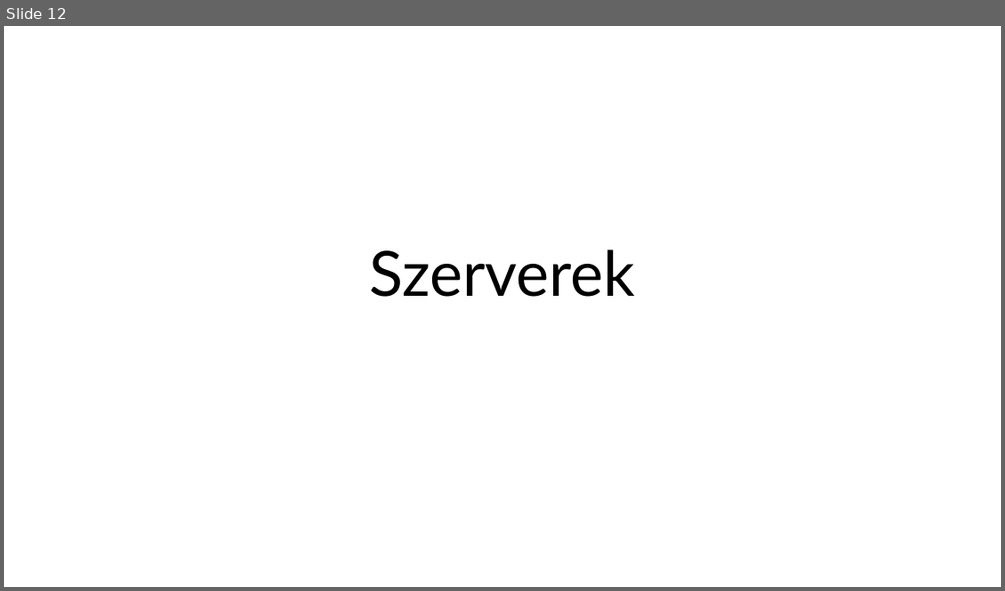
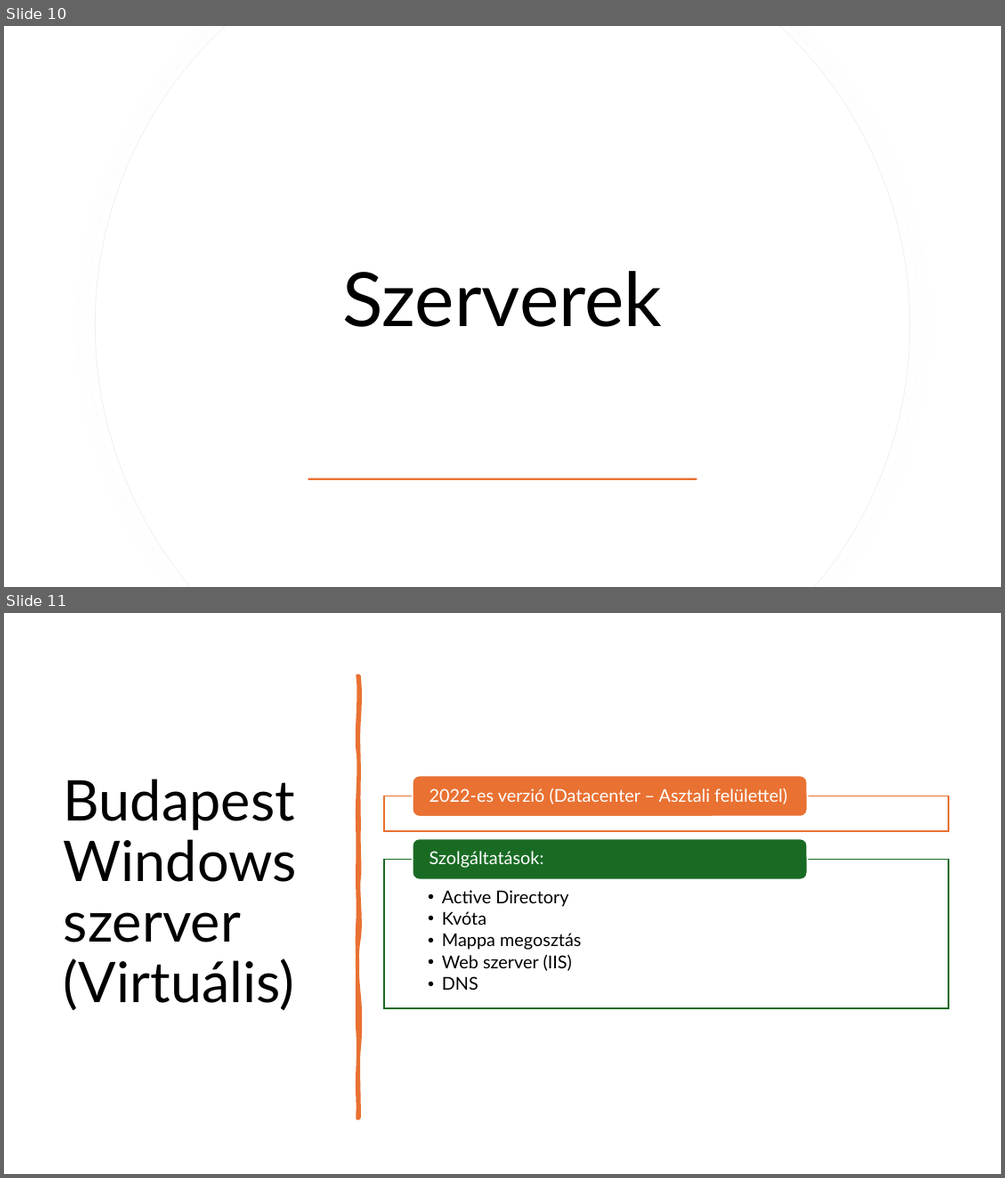
Before and after one commit to torokpeter7/CoreLink-KFT, a slide deck: Végleges/CoreLink_KFT.pptx. Shown one above the other, each under a label of ours: slide 12 before the commit, slides 10 and 11 after it. The pictures are 1005x591 and 1005x1178 pixels, drawn with LibreOffice and Linux fonts; fonts in the diff are those of the drawing. Boxes give left, top, right and bottom in pixels: in the first picture for what was removed or moved away, otherwise in the second. Text is boxed around its words. In the diff, an @@ line names an element or a change of style, - is before the commit and + after.

```diff
--- a/Végleges/CoreLink_KFT.pptx
+++ b/Végleges/CoreLink_KFT.pptx
@@ slide 11 added at (4,613,1001,1174), background #FFFFFF @@
@@ freeform shape added at (357,676,359,1119), fill #E97132, outline #E97132 3.25 pt @@
@@ title added at (64,779,297,1010), 54 pt, text #000000 @@
+Budapest Windows szerver (Virtuális)
@@ group added at (384,775,948,1008): 3 texts, 2 rectangles, 2 rounded rectangles @@
+2022-es verzió (Datacenter – Asztali felülettel)
+  • Active Directory
+  • Kvóta
+  • Mappa megosztás
+  • Web szerver (IIS)
+  • DNS
+Szolgáltatások:
@@ what was slide 12 is now slide 10 @@
@@ slide 10 changed as well @@
@@ freeform shape added at (96,26,910,587), fill #FFFFFF, outline #EFEFEF 0.75 pt @@
@@ freeform shape added at (96,26,909,587), fill #FFFFFF @@
@@ title "Szerverek": place and size @@
-title "Szerverek" at (370,249,636,297)
+title "Szerverek" at (343,271,663,327)
@@ title "Szerverek" at (343,271,663,327): size 60 to 72 pt; vertical alignment bottom to middle @@
@@ rectangle added at (308,477,697,480), fill #E97132 @@
```
Also in this commit, not shown: 6 other slides changed, 10 other slides added, 5 slides removed.
